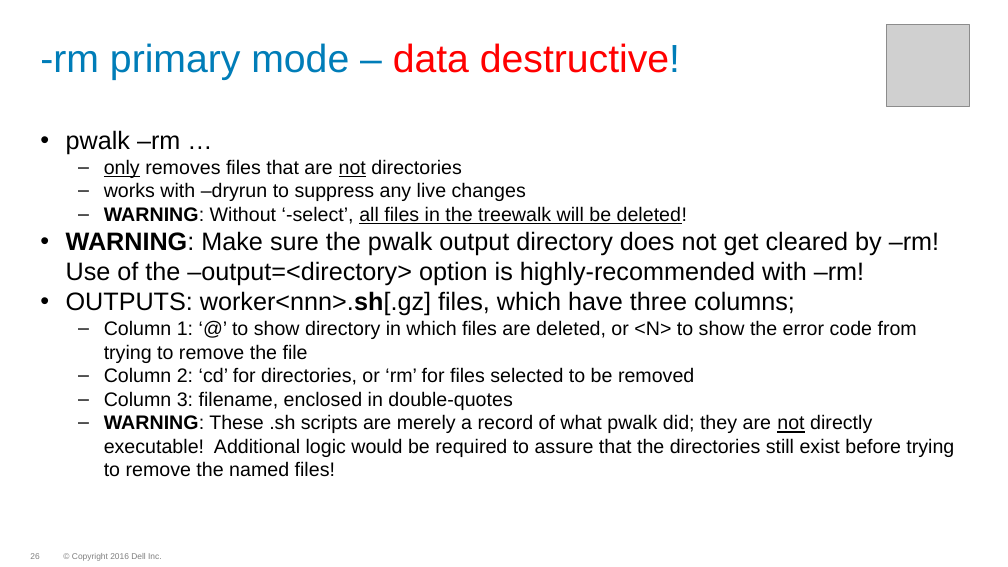
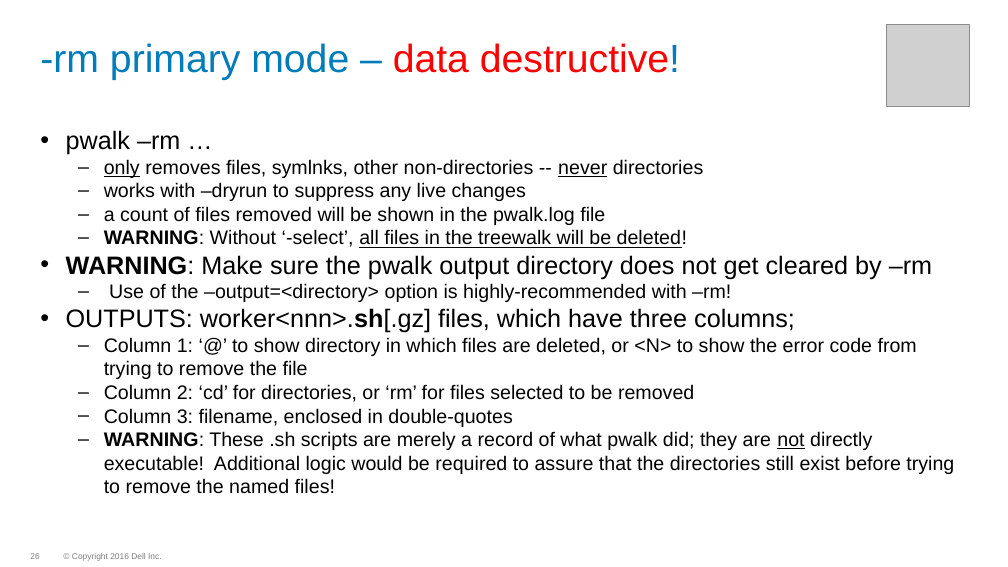
Before and after one commit to WhizBob/pwalk, a slide deck: slide 26 of doc/pwalk_slides.pptx. Drawn at 1008x567 pixels with LibreOffice and Linux fonts; fonts in the diff are those of the drawing; grey boxes stand for pictures; background and template pictures are left out. Boxes give left, top, right and bottom in pixels: in the first picture for what was removed or moved away, otherwise in the second. Text is boxed around its words. In the diff, an @@ line names an element or a change of style, - is before the commit and + after.

```diff
--- a/doc/pwalk_slides.pptx
+++ b/doc/pwalk_slides.pptx
@@ text at <box>104,159,703,178</box>: text changed @@
-  – only removes files that are not directories
+  – only removes files, symlnks, other non-directories -- never directories
@@ text at <box>104,206,605,225</box>: paragraph added @@
+  – a count of files removed will be shown in the pwalk.log file
@@ text at <box>66,255,932,302</box>: text changed @@
-• WARNING: Make sure the pwalk output directory does not get cleared by –rm! Use of the –output=<directory> option is highly-recommended with –rm!
+• WARNING: Make sure the pwalk output directory does not get cleared by –rm
+  – Use of the –output=<directory> option is highly-recommended with –rm!
```
Also in this commit, not shown: 6 other slides changed.
